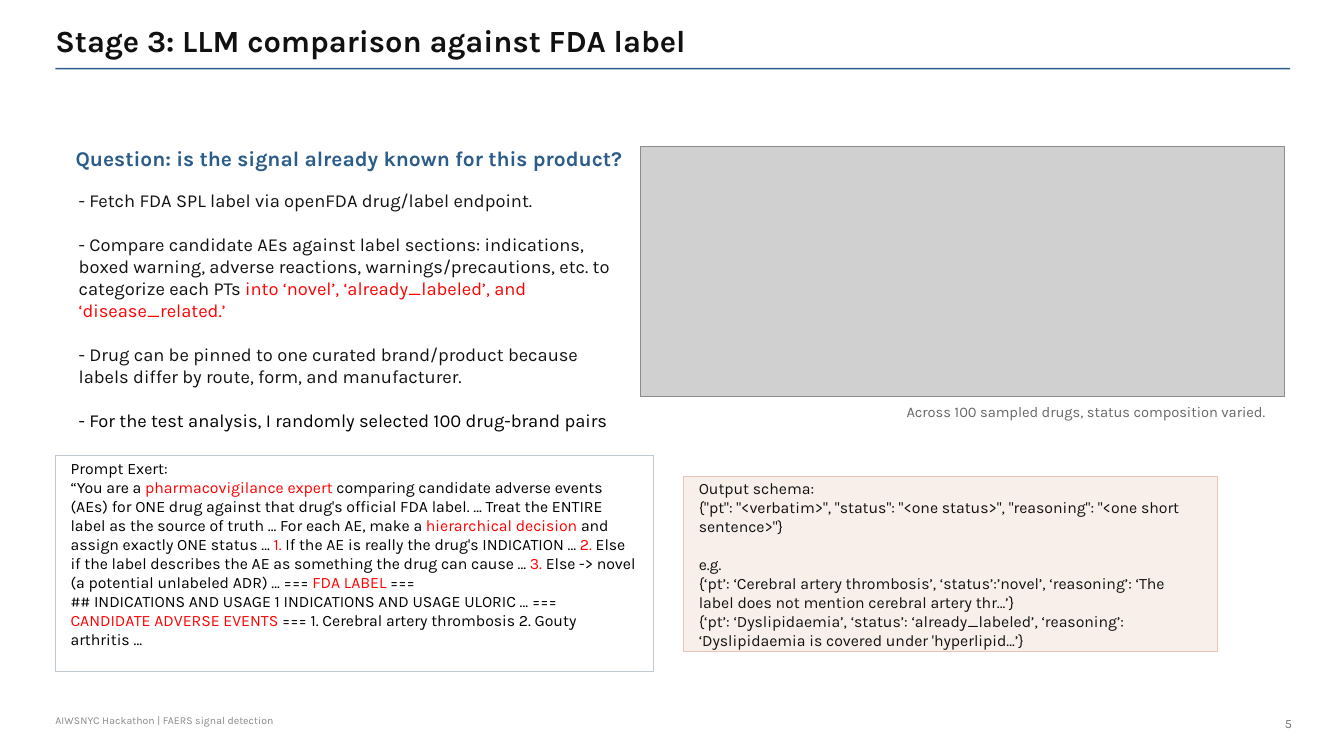
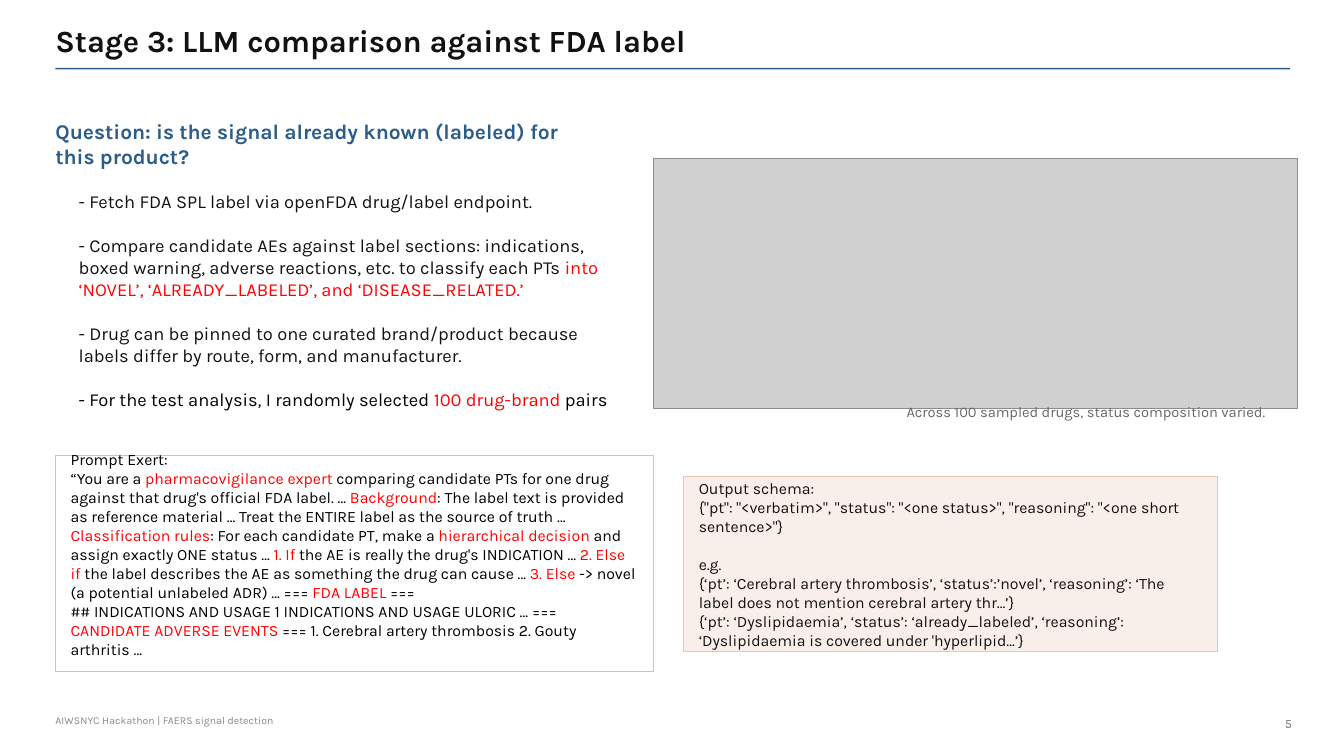
Before and after one commit to eunchong0204/The_2nd_AI_Workshop_Hackathon, a slide deck: slide 5 of The_2nd_AI_Workshop_Hackathon_Slides_Eunchong_Kang.pptx. Drawn at 1344x756 pixels with LibreOffice and Linux fonts; fonts in the diff are those of the drawing; grey boxes stand for pictures. Boxes give left, top, right and bottom in pixels: in the first picture for what was removed or moved away, otherwise in the second. Text is boxed around its words. In the diff, an @@ line names an element or a change of style, - is before the commit and + after.

```diff
--- a/The_2nd_AI_Workshop_Hackathon_Slides_Eunchong_Kang.pptx
+++ b/The_2nd_AI_Workshop_Hackathon_Slides_Eunchong_Kang.pptx
@@ text at (x1=55, y1=123, x2=558, y2=169): text changed @@
-Question: is the signal already known for this product?
+Question: is the signal already known (labeled) for this product?
@@ picture moved from (x1=640, y1=146, x2=1285, y2=396) to (x1=653, y1=158, x2=1298, y2=408) @@
@@ text at (x1=79, y1=239, x2=598, y2=298): text changed @@
-- Compare candidate AEs against label sections: indications, boxed warning, adverse reactions, warnings/precautions, etc. to categorize each PTs into ‘novel’, ‘already_labeled’, and ‘disease_related.’
+- Compare candidate AEs against label sections: indications, boxed warning, adverse reactions, etc. to classify each PTs into ‘NOVEL’, ‘ALREADY_LABELED’, and ‘DISEASE_RELATED.’
@@ text at (x1=89, y1=393, x2=607, y2=411): text colour #000000 to #FF0000 in "100 drug-brand" @@
@@ text in rectangle at (x1=71, y1=473, x2=636, y2=602): text changed @@
-“You are a pharmacovigilance expert comparing candidate adverse events (AEs) for ONE drug against that drug's official FDA label. … Treat the ENTIRE label as the source of truth … For each AE, make a hierarchical decision and assign exactly ONE status … 1. If the AE is really the drug's INDICATION … 2. Else if the label describes the AE as something the drug can cause … 3. Else -> novel (a potential unlabeled ADR) … === FDA LABEL ===
+“You are a pharmacovigilance expert comparing candidate PTs for one drug against that drug's official FDA label. … Background: The label text is provided as reference material … Treat the ENTIRE label as the source of truth … Classification rules: For each candidate PT, make a hierarchical decision and assign exactly ONE status … 1. If the AE is really the drug's INDICATION … 2. Else if the label describes the AE as something the drug can cause … 3. Else -> novel (a potential unlabeled ADR) … === FDA LABEL ===
```
Also in this commit, not shown: 4 other slides changed, 1 other file.
